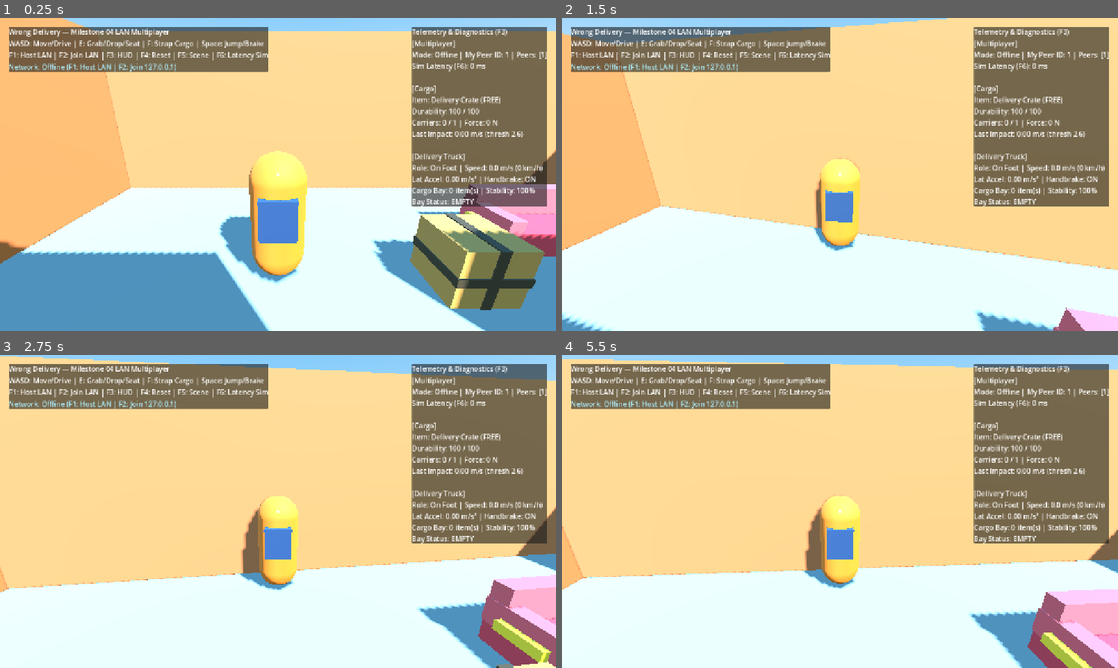
Above: before the commit, frames 1-4 (two rows, left to right).
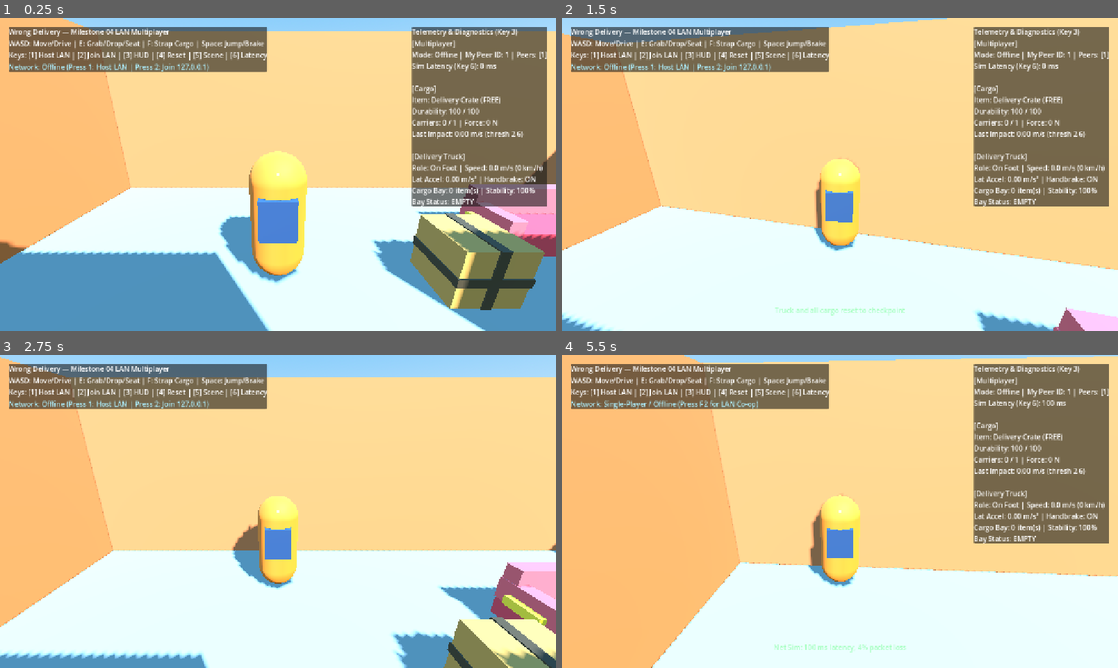
Above: after the commit, the same moments.

Repository: Murad544/Wrong-Delivery
Game: Godot game, scene res://scenes/levels/sofa_delivery.tscn
The game is run twice, just before and just after one commit, with the same random seed, the same clock (stepped at 60 frames per second) and the same inputs.
Inputs (mouse positions are in pixels of both pictures, inside the frame that each line leads up to):
- Up to frame 1 (0.25 s): no input
- Up to frame 2 (1.5 s): tap Enter at 0.5 s; move the mouse to (867, 174) at 0.52 s; hold E (interact) 0.53-1.28 s; hold W (move_forward) from 0.53 s (still down); click (867, 174) at 0.67 s; tap 4 at 0.8, 1.35 s; move the mouse to (812, 174) at 1.27 s; click (812, 174) at 1.42 s
- Up to frame 3 (2.75 s): keep holding W (move_forward); tap 5 at 1.55, 2.1 s; move the mouse to (289, 505) at 2.02 s; click (289, 505) at 2.17 s; tap 3 at 2.3 s
- Up to frame 4 (5.5 s): keep holding W (move_forward); move the mouse to (834, 517) at 2.77 s; tap 3 at 2.85 s; click (834, 517) at 2.92 s; tap 1 at 3.05, 3.6 s; tap F (secure_cargo) at 3.5, 4.25, 5 s; move the mouse to (878, 514) at 3.52 s; click (878, 514) at 3.67 s; tap 2 at 3.8, 4.35 s; move the mouse to (795, 508) at 4.27 s; click (795, 508) at 4.42 s; tap 6 at 4.55, 5.1 s; move the mouse to (845, 511) at 5.02 s; hold E (interact) from 5.03 s (still down); click (845, 511) at 5.17 s

The runs differ from the first frame. In frame 1, 1.1% of the frame differs, in the area x 1-94%, y 2-18%; in frame 2, 1.2%; in frame 3, 42%, in the area x 0-100%, y 0-100%; in frame 4, 33%.
Error after the commit: Cannot call method 'set_input_as_handled' on a null value. (res://scenes/levels/sofa_delivery_level.gd:67)

Commit message:
feat: Update game HUD and input handling for improved user experience

Diff:
--- a/networking/state_sync.gd
+++ b/networking/state_sync.gd
@@ -313,9 +313,9 @@
 func process_host_interaction_request(
 	sender_id: int,
 	action_kind: String,
-	int_arg_a: int,
-	int_arg_b: int,
-	str_arg: String
+	int_arg_a: int = 0,
+	int_arg_b: int = 0,
+	str_arg: String = ""
 ) -> Dictionary:
 	if player_spawner == null or cargo_manager == null:
 		return {"success": false, "message": "Server not ready"}
--- a/scenes/levels/sofa_delivery_level.gd
+++ b/scenes/levels/sofa_delivery_level.gd
@@ -53,13 +53,14 @@
 	if event is InputEventKey:
 		var key_event: InputEventKey = event as InputEventKey
 		if key_event.pressed and not key_event.echo:
-			if key_event.physical_keycode == KEY_F4:
+			var code: Key = key_event.physical_keycode
+			if code == KEY_4 or code == KEY_F4:
 				if network_manager == null or network_manager.is_host_or_offline():
 					reset_all_cargo()
 				elif game_hud != null:
 					game_hud.show_feedback_message("Only the Host can reset the mission checkpoint", true)
 				get_viewport().set_input_as_handled()
-			elif key_event.physical_keycode == KEY_F5 and not alternate_scene_path.is_empty():
+			elif (code == KEY_5 or code == KEY_F5) and not alternate_scene_path.is_empty():
 				if network_manager != null and network_manager.is_online():
 					network_manager.disconnect_session(false)
 				get_tree().change_scene_to_file(alternate_scene_path)
--- a/tests/milestone_04_smoke_test.gd
+++ b/tests/milestone_04_smoke_test.gd
@@ -29,12 +29,12 @@
 
 		# 2. Verify host rejects out-of-range grab request from Peer 2
 		peer2_player.global_position = crate.global_position + Vector3(0.0, 0.0, 12.0)
-		await process_frame
 		var far_res: Dictionary = sync_node.process_host_interaction_request(
 			2,
 			"cargo_handle",
 			crate.cargo_net_id,
-			0
+			0,
+			""
 		)
 		if bool(far_res.get("success", true)) or crate.get_carrier_count() != 0:
 			failures.append("Host must reject out-of-range cargo grab request from client")
@@ -46,7 +46,8 @@
 			2,
 			"cargo_handle",
 			crate.cargo_net_id,
-			0
+			0,
+			""
 		)
 		if not bool(valid_res.get("success", false)) or peer2_player.held_cargo != crate:
 			failures.append("Host should accept valid in-range grab from Peer 2 (got: %s)" % str(valid_res))
@@ -59,7 +60,8 @@
 			1,
 			"cargo_handle",
 			crate.cargo_net_id,
-			0
+			0,
+			""
 		)
 		if bool(conflict_res.get("success", true)) or peer1_player.is_holding_any_cargo():
 			failures.append("Host must reject second player grabbing an already occupied handle")
--- a/ui/game_hud.gd
+++ b/ui/game_hud.gd
@@ -10,7 +10,7 @@
 var _tracked_truck: TruckController = null
 var _network_manager: NetworkManager = null
 var _state_sync: StateSync = null
-var _net_status_detail: String = "Offline (F1: Host LAN | F2: Join 127.0.0.1)"
+var _net_status_detail: String = "Offline (Press 1: Host LAN | Press 2: Join 127.0.0.1)"
 
 @onready var prompt_panel: PanelContainer = $RootMargin/CenterBottom/PromptPanel
 @onready var prompt_label: Label = $RootMargin/CenterBottom/PromptPanel/PromptLabel
@@ -34,17 +34,18 @@
 	if event is InputEventKey:
 		var key_event: InputEventKey = event as InputEventKey
 		if key_event.pressed and not key_event.echo:
-			if key_event.physical_keycode == KEY_F3:
+			var code: Key = key_event.physical_keycode
+			if code == KEY_3 or code == KEY_F3:
 				if debug_panel != null:
 					debug_panel.visible = not debug_panel.visible
 				get_viewport().set_input_as_handled()
-			elif key_event.physical_keycode == KEY_F1 and _network_manager != null:
+			elif (code == KEY_1 or code == KEY_F1) and _network_manager != null:
 				_network_manager.host_lan_game()
 				get_viewport().set_input_as_handled()
-			elif key_event.physical_keycode == KEY_F2 and _network_manager != null:
+			elif (code == KEY_2 or code == KEY_F2) and _network_manager != null:
 				_network_manager.join_lan_game("127.0.0.1")
 				get_viewport().set_input_as_handled()
-			elif key_event.physical_keycode == KEY_F6 and _state_sync != null:
+			elif (code == KEY_6 or code == KEY_F6) and _state_sync != null:
 				var sim_msg: String = _state_sync.cycle_simulated_latency()
 				show_feedback_message(sim_msg, false)
 				get_viewport().set_input_as_handled()
@@ -148,9 +149,9 @@
 	if status_label == null:
 		return
 	if is_captured:
-		status_label.text = "F1: Host LAN | F2: Join LAN | F3: HUD | F4: Reset | F5: Scene | F6: Latency Sim"
+		status_label.text = "Keys: [1] Host LAN | [2] Join LAN | [3] HUD | [4] Reset | [5] Scene | [6] Latency"
 	else:
-		status_label.text = "Mouse Released (Click or Esc to capture) | F1: Host | F2: Join"
+		status_label.text = "Mouse Released (Click or Esc) | [1] Host LAN | [2] Join LAN"
 
 
 func _update_net_status_label() -> void:
@@ -175,7 +176,7 @@
 			my_pid,
 			str(_network_manager.connected_peers)
 		])
-		lines.append("Sim Latency (F6): %.0f ms" % sim_ms)
+		lines.append("Sim Latency (Key 6): %.0f ms" % sim_ms)
 		lines.append("")
 
 	var focus_cargo: CargoBody = _select_focus_cargo()
--- a/ui/game_hud.tscn
+++ b/ui/game_hud.tscn
@@ -51,12 +51,12 @@
 
 [node name="StatusLabel" type="Label" parent="RootMargin/TopLeftPanel/VBox"]
 layout_mode = 2
-text = "F1: Host LAN | F2: Join LAN | F3: HUD | F4: Reset | F5: Scene | F6: Latency Sim"
+text = "Keys: [1] Host LAN | [2] Join LAN | [3] HUD | [4] Reset | [5] Scene | [6] Latency"
 
 [node name="NetStatusLabel" type="Label" parent="RootMargin/TopLeftPanel/VBox"]
 layout_mode = 2
 modulate = Color(0.68, 0.94, 1, 1)
-text = "Network: Offline (Press F1 to Host LAN, F2 to Join 127.0.0.1)"
+text = "Network: Offline (Press 1 to Host LAN, Press 2 to Join 127.0.0.1)"
 
 [node name="TopRightDebugPanel" type="PanelContainer" parent="RootMargin"]
 layout_mode = 2
@@ -70,7 +70,7 @@
 
 [node name="DebugHeaderLabel" type="Label" parent="RootMargin/TopRightDebugPanel/DebugVBox"]
 layout_mode = 2
-text = "Telemetry & Diagnostics (F3)"
+text = "Telemetry & Diagnostics (Key 3)"
 
 [node name="DebugStatsLabel" type="Label" parent="RootMargin/TopRightDebugPanel/DebugVBox"]
 layout_mode = 2
